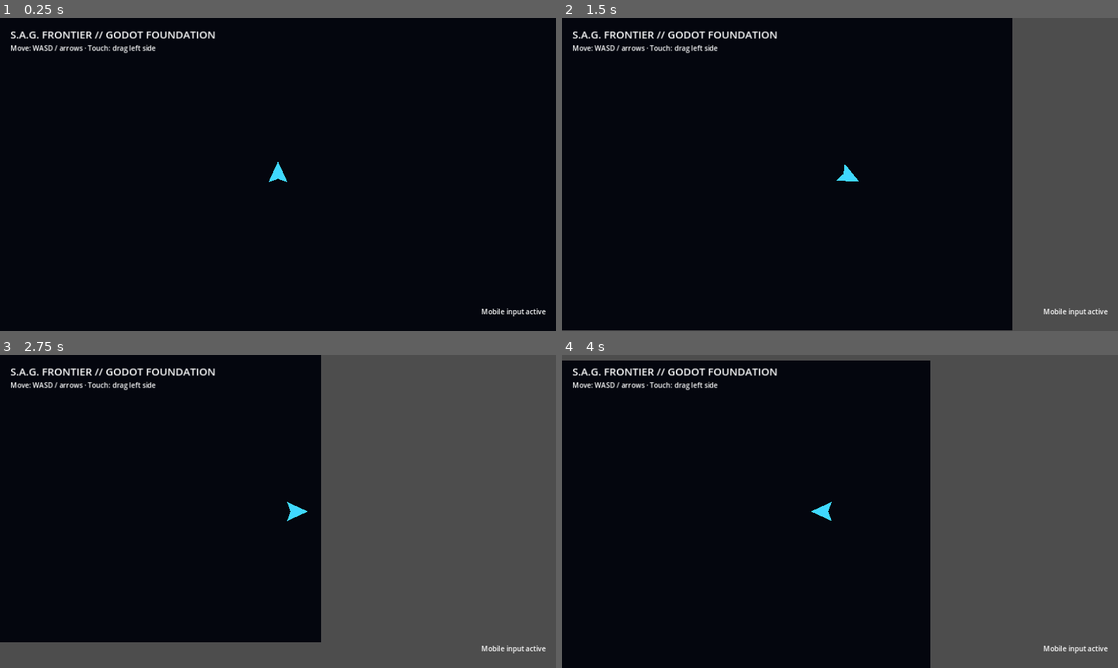
Above: before the commit, frames 1-4 (two rows, left to right).
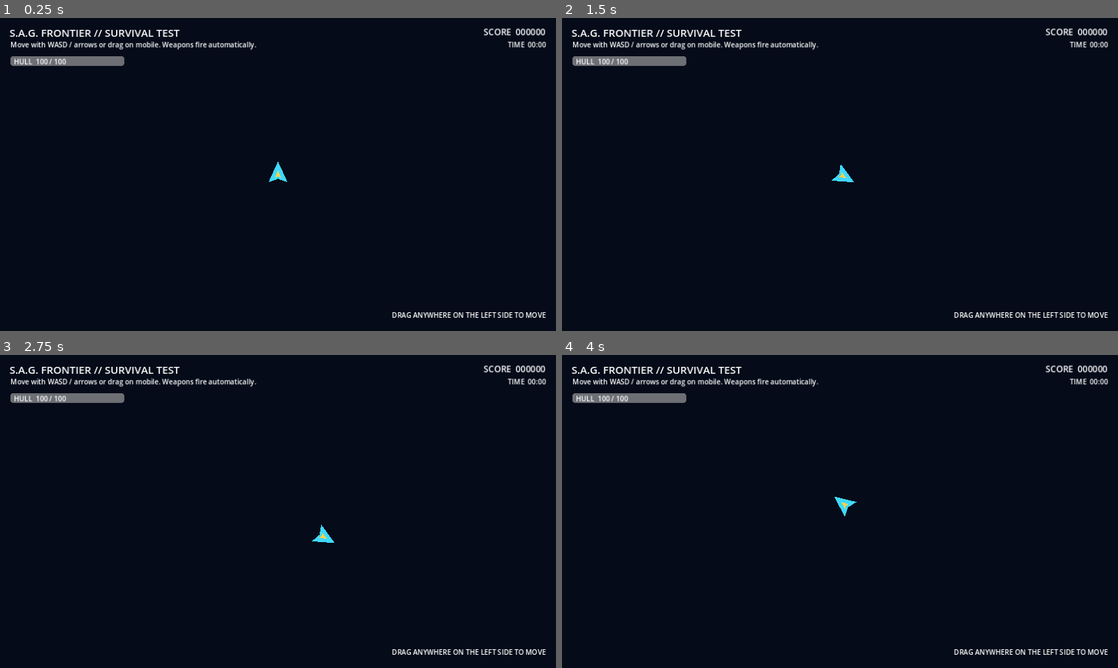
Above: after the commit, the same moments.

Repository: Kiwimii/sag-frontier
Game: Godot game, scene res://scenes/main.tscn
Two runs of this game, one before a commit and one after it. Both use one fixed random seed, a clock stepped at 60 frames per second and the inputs below.
Inputs (mouse positions are in pixels of both pictures, inside the frame that each line leads up to):
- Up to frame 1 (0.25 s): no input
- Up to frame 2 (1.5 s): tap Enter at 0.5 s; move the mouse to (962, 158) at 0.52 s; hold D (move_right, bound only before the commit) 0.53-1.25 s; click (962, 158) at 0.67 s; drag from (728, 190) to (812, 237) at 1.27 s
- Up to frame 3 (2.75 s): move the mouse to (333, 442) at 2.02 s; hold D (move_right, bound only before the commit) from 2.03 s (still down)
- Up to frame 4 (4 s): release D (move_right, bound only before the commit) at 2.75 s; drag from (812, 574) to (673, 464) at 2.77 s; move the mouse to (1006, 558) at 3.52 s; hold A (move_left, bound only before the commit) from 3.53 s (still down)

The runs differ from the first frame. In frame 1, 2.9% of the frame differs, in the area x 1-99%, y 3-96%; in frame 2, 21%; in frame 3, 49%, in the area x 0-100%, y 0-100%; in frame 4, 37%.
Error after the commit: Parse Error: Cannot infer the type of "distance" variable because the value doesn't have a set type. (res://scripts/main.gd:69)

Commit message:
feat: playable browser survival version (#3)
* feat: add projectile behavior

* feat: add chasing enemy behavior

* feat: add player health and restart support

* feat: add projectile scene

* feat: add enemy scene

* feat: implement playable survival combat loop

* feat: build first playable HUD and arena

* ci: deploy playable Godot build to GitHub Pages

Diff:
--- /dev/null
+++ b/godot/scenes/enemy.tscn
@@ -0,0 +1,22 @@
+[gd_scene load_steps=3 format=3]
+
+[ext_resource path="res://scripts/enemy.gd" type="Script" id="1"]
+
+[sub_resource type="CircleShape2D" id="1"]
+radius = 19.0
+
+[node name="Enemy" type="Area2D"]
+collision_layer = 2
+collision_mask = 4
+script = ExtResource("1")
+
+[node name="Body" type="Polygon2D" parent="."]
+polygon = PackedVector2Array(0, -22, 18, -8, 14, 17, 0, 10, -14, 17, -18, -8)
+color = Color(1, 0.27, 0.44, 1)
+
+[node name="Core" type="Polygon2D" parent="."]
+polygon = PackedVector2Array(0, -8, 7, 6, 0, 11, -7, 6)
+color = Color(1, 0.75, 0.25, 1)
+
+[node name="CollisionShape2D" type="CollisionShape2D" parent="."]
+shape = SubResource("1")
--- a/godot/scenes/main.tscn
+++ b/godot/scenes/main.tscn
@@ -1,7 +1,10 @@
-[gd_scene load_steps=3 format=3]
+[gd_scene load_steps=4 format=3]
 
 [ext_resource path="res://scripts/main.gd" type="Script" id="1_main"]
 [ext_resource path="res://scripts/player.gd" type="Script" id="2_player"]
+
+[sub_resource type="CircleShape2D" id="PlayerShape"]
+radius = 20.0
 
 [node name="Main" type="Node2D"]
 script = ExtResource("1_main")
@@ -9,8 +12,16 @@
 [node name="Background" type="ColorRect" parent="."]
 offset_right = 1280.0
 offset_bottom = 720.0
-color = Color(0.015, 0.025, 0.055, 1)
+color = Color(0.012, 0.02, 0.05, 1)
 mouse_filter = 2
+
+[node name="Grid" type="Polygon2D" parent="."]
+polygon = PackedVector2Array(0, 0, 1280, 0, 1280, 720, 0, 720)
+color = Color(0.03, 0.08, 0.15, 0.45)
+
+[node name="Enemies" type="Node2D" parent="."]
+
+[node name="Projectiles" type="Node2D" parent="."]
 
 [node name="Player" type="CharacterBody2D" parent="."]
 position = Vector2(640, 360)
@@ -20,36 +31,111 @@
 polygon = PackedVector2Array(-22, 18, 0, -30, 22, 18, 0, 10)
 color = Color(0.25, 0.85, 1, 1)
 
-[node name="Camera2D" type="Camera2D" parent="Player"]
-position_smoothing_enabled = true
-position_smoothing_speed = 8.0
+[node name="Core" type="Polygon2D" parent="Player"]
+polygon = PackedVector2Array(-7, 8, 0, -10, 7, 8, 0, 4)
+color = Color(1, 0.82, 0.3, 1)
+
+[node name="CollisionShape2D" type="CollisionShape2D" parent="Player"]
+shape = SubResource("PlayerShape")
 
 [node name="HUD" type="CanvasLayer" parent="."]
 
 [node name="Title" type="Label" parent="HUD"]
+offset_left = 22.0
+offset_top = 16.0
+offset_right = 500.0
+offset_bottom = 52.0
+theme_override_font_sizes/font_size = 24
+text = "S.A.G. FRONTIER // SURVIVAL TEST"
+
+[node name="Subtitle" type="Label" parent="HUD"]
 offset_left = 24.0
-offset_top = 20.0
-offset_right = 360.0
-offset_bottom = 58.0
-theme_override_font_sizes/font_size = 24
-text = "S.A.G. FRONTIER // GODOT FOUNDATION"
+offset_top = 50.0
+offset_right = 620.0
+offset_bottom = 76.0
+text = "Move with WASD / arrows or drag on mobile. Weapons fire automatically."
 
-[node name="Status" type="Label" parent="HUD"]
+[node name="HealthBar" type="ProgressBar" parent="HUD"]
 offset_left = 24.0
-offset_top = 58.0
-offset_right = 460.0
-offset_bottom = 92.0
-text = "Move: WASD / arrows · Touch: drag left side"
+offset_top = 88.0
+offset_right = 286.0
+offset_bottom = 110.0
+value = 100.0
+show_percentage = false
 
-[node name="TouchHint" type="Label" parent="HUD"]
+[node name="HealthText" type="Label" parent="HUD"]
+offset_left = 32.0
+offset_top = 89.0
+offset_right = 280.0
+offset_bottom = 110.0
+text = "HULL  100 / 100"
+
+[node name="Score" type="Label" parent="HUD"]
+anchors_preset = 1
+anchor_left = 1.0
+anchor_right = 1.0
+offset_left = -250.0
+offset_top = 18.0
+offset_right = -24.0
+offset_bottom = 48.0
+theme_override_font_sizes/font_size = 20
+text = "SCORE  000000"
+horizontal_alignment = 2
+
+[node name="Time" type="Label" parent="HUD"]
+anchors_preset = 1
+anchor_left = 1.0
+anchor_right = 1.0
+offset_left = -250.0
+offset_top = 50.0
+offset_right = -24.0
+offset_bottom = 78.0
+text = "TIME  00:00"
+horizontal_alignment = 2
+
+[node name="MobileHint" type="Label" parent="HUD"]
 anchors_preset = 3
 anchor_left = 1.0
 anchor_top = 1.0
 anchor_right = 1.0
 anchor_bottom = 1.0
-offset_left = -360.0
-offset_top = -56.0
+offset_left = -430.0
+offset_top = -48.0
 offset_right = -24.0
-offset_bottom = -20.0
-text = "Mobile input active"
+offset_bottom = -18.0
+text = "DRAG ANYWHERE ON THE LEFT SIDE TO MOVE"
 horizontal_alignment = 2
+
+[node name="GameOver" type="Panel" parent="HUD"]
+visible = false
+anchors_preset = 8
+anchor_left = 0.5
+anchor_top = 0.5
+anchor_right = 0.5
+anchor_bottom = 0.5
+offset_left = -190.0
+offset_top = -125.0
+offset_right = 190.0
+offset_bottom = 125.0
+
+[node name="Headline" type="Label" parent="HUD/GameOver"]
+offset_top = 24.0
+offset_right = 380.0
+offset_bottom = 62.0
+theme_override_font_sizes/font_size = 28
+text = "SIGNAL LOST"
+horizontal_alignment = 1
+
+[node name="FinalScore" type="Label" parent="HUD/GameOver"]
+offset_top = 72.0
+offset_right = 380.0
+offset_bottom = 102.0
+text = "FINAL SCORE  000000"
+horizontal_alignment = 1
+
+[node name="Restart" type="Button" parent="HUD/GameOver"]
+offset_left = 90.0
+offset_top = 140.0
+offset_right = 290.0
+offset_bottom = 194.0
+text = "RESTART MISSION"
--- /dev/null
+++ b/godot/scenes/projectile.tscn
@@ -0,0 +1,20 @@
+[gd_scene load_steps=3 format=3]
+
+[ext_resource path="res://scripts/projectile.gd" type="Script" id="1"]
+
+[sub_resource type="CircleShape2D" id="1"]
+radius = 5.0
+
+[node name="Projectile" type="Area2D"]
+collision_layer = 4
+collision_mask = 2
+script = ExtResource("1")
+
+[node name="Glow" type="Polygon2D" parent="."]
+polygon = PackedVector2Array(-10, -3, 10, -3, 15, 0, 10, 3, -10, 3)
+color = Color(0.35, 0.95, 1, 1)
+
+[node name="CollisionShape2D" type="CollisionShape2D" parent="."]
+shape = SubResource("1")
+
+[connection signal="area_entered" from="." to="." method="_on_area_entered"]
--- /dev/null
+++ b/godot/scripts/enemy.gd
@@ -0,0 +1,34 @@
+extends Area2D
+
+signal destroyed(points: int)
+signal reached_player(damage: int)
+
+@export var speed := 105.0
+@export var health := 2
+@export var contact_damage := 12
+@export var score_value := 10
+var target: Node2D
+
+func setup(target_node: Node2D, level_scale: float) -> void:
+	target = target_node
+	speed *= level_scale
+	health = maxi(1, int(round(health * level_scale)))
+
+func _physics_process(delta: float) -> void:
+	if not is_instance_valid(target):
+		return
+	var direction := global_position.direction_to(target.global_position)
+	global_position += direction * speed * delta
+	rotation = direction.angle() + PI / 2.0
+	if global_position.distance_to(target.global_position) < 30.0:
+		reached_player.emit(contact_damage)
+		queue_free()
+
+func take_damage(amount: int) -> void:
+	health -= amount
+	modulate = Color(1.0, 0.55, 0.55, 1.0)
+	var tween := create_tween()
+	tween.tween_property(self, "modulate", Color.WHITE, 0.08)
+	if health <= 0:
+		destroyed.emit(score_value)
+		queue_free()
--- a/godot/scripts/main.gd
+++ b/godot/scripts/main.gd
@@ -1,11 +1,104 @@
 extends Node2D
 
-const WORLD_SIZE := Vector2(1280.0, 720.0)
+const PROJECTILE_SCENE := preload("res://scenes/projectile.tscn")
+const ENEMY_SCENE := preload("res://scenes/enemy.tscn")
+
+@onready var player := $Player
+@onready var enemies := $Enemies
+@onready var projectiles := $Projectiles
+@onready var health_bar := $HUD/HealthBar
+@onready var score_label := $HUD/Score
+@onready var time_label := $HUD/Time
+@onready var game_over_panel := $HUD/GameOver
+
+var score := 0
+var elapsed := 0.0
+var spawn_clock := 0.0
+var shot_clock := 0.0
+var game_running := true
 
 func _ready() -> void:
 	_configure_input_map()
 	get_viewport().size_changed.connect(_on_viewport_size_changed)
+	player.health_changed.connect(_on_health_changed)
+	player.died.connect(_on_player_died)
+	$HUD/GameOver/Restart.pressed.connect(_restart_game)
 	_on_viewport_size_changed()
+	_on_health_changed(player.health, player.max_health)
+
+func _process(delta: float) -> void:
+	if not game_running:
+		return
+	elapsed += delta
+	spawn_clock -= delta
+	shot_clock -= delta
+	if spawn_clock <= 0.0:
+		_spawn_enemy()
+		spawn_clock = maxf(0.38, 1.15 - elapsed * 0.012)
+	if shot_clock <= 0.0:
+		_auto_fire()
+		shot_clock = maxf(0.18, 0.44 - elapsed * 0.002)
+	time_label.text = "TIME  %02d:%02d" % [int(elapsed) / 60, int(elapsed) % 60]
+
+func _spawn_enemy() -> void:
+	var enemy := ENEMY_SCENE.instantiate()
+	var size := get_viewport_rect().size
+	var side := randi() % 4
+	match side:
+		0: enemy.global_position = Vector2(randf_range(0.0, size.x), -35.0)
+		1: enemy.global_position = Vector2(size.x + 35.0, randf_range(0.0, size.y))
+		2: enemy.global_position = Vector2(randf_range(0.0, size.x), size.y + 35.0)
+		_: enemy.global_position = Vector2(-35.0, randf_range(0.0, size.y))
+	enemy.setup(player, 1.0 + minf(elapsed / 140.0, 1.1))
+	enemy.destroyed.connect(_on_enemy_destroyed)
+	enemy.reached_player.connect(player.take_damage)
+	enemies.add_child(enemy)
+
+func _auto_fire() -> void:
+	var target := _nearest_enemy()
+	if target == null:
+		return
+	var projectile := PROJECTILE_SCENE.instantiate()
+	projectile.setup(player.global_position, player.global_position.direction_to(target.global_position))
+	projectiles.add_child(projectile)
+
+func _nearest_enemy() -> Node2D:
+	var nearest: Node2D
+	var best := INF
+	for enemy in enemies.get_children():
+		var distance := player.global_position.distance_squared_to(enemy.global_position)
+		if distance < best:
+			best = distance
+			nearest = enemy
+	return nearest
+
+func _on_enemy_destroyed(points: int) -> void:
+	score += points
+	score_label.text = "SCORE  %06d" % score
+
+func _on_health_changed(current: int, maximum: int) -> void:
+	health_bar.max_value = maximum
+	health_bar.value = current
+	$HUD/HealthText.text = "HULL  %d / %d" % [current, maximum]
+
+func _on_player_died() -> void:
+	game_running = false
+	player.visible = false
+	player.set_physics_process(false)
+	game_over_panel.visible = true
+	$HUD/GameOver/FinalScore.text = "FINAL SCORE  %06d" % score
+
+func _restart_game() -> void:
+	for child in enemies.get_children(): child.queue_free()
+	for child in projectiles.get_children(): child.queue_free()
+	score = 0
+	elapsed = 0.0
+	spawn_clock = 0.2
+	shot_clock = 0.0
+	score_label.text = "SCORE  000000"
+	game_over_panel.visible = false
+	game_running = true
+	player.reset_player()
 
 func _configure_input_map() -> void:
 	_register_key_action("move_left", [KEY_A, KEY_LEFT])
@@ -14,14 +107,11 @@
 	_register_key_action("move_down", [KEY_S, KEY_DOWN])
 
 func _register_key_action(action_name: StringName, keys: Array[int]) -> void:
-	if not InputMap.has_action(action_name):
-		InputMap.add_action(action_name, 0.25)
+	if not InputMap.has_action(action_name): InputMap.add_action(action_name, 0.25)
 	for keycode in keys:
 		var event := InputEventKey.new()
 		event.physical_keycode = keycode
-		if not InputMap.action_has_event(action_name, event):
-			InputMap.action_add_event(action_name, event)
+		if not InputMap.action_has_event(action_name, event): InputMap.action_add_event(action_name, event)
 
 func _on_viewport_size_changed() -> void:
-	var background := $Background as ColorRect
-	background.size = get_viewport_rect().size
+	$Background.size = get_viewport_rect().size
--- a/godot/scripts/player.gd
+++ b/godot/scripts/player.gd
@@ -1,12 +1,21 @@
 extends CharacterBody2D
+
+signal health_changed(current: int, maximum: int)
+signal died
 
 @export var speed := 360.0
 @export var acceleration := 1800.0
 @export var deceleration := 2200.0
+@export var max_health := 100
 
+var health := 100
 var touch_origin := Vector2.ZERO
 var touch_vector := Vector2.ZERO
 var active_touch := -1
+
+func _ready() -> void:
+	health = max_health
+	health_changed.emit(health, max_health)
 
 func _physics_process(delta: float) -> void:
 	var keyboard := Input.get_vector("move_left", "move_right", "move_up", "move_down")
@@ -19,6 +28,22 @@
 	if velocity.length_squared() > 4.0:
 		rotation = velocity.angle() + PI / 2.0
 
+func take_damage(amount: int) -> void:
+	health = maxi(0, health - amount)
+	health_changed.emit(health, max_health)
+	modulate = Color(1.0, 0.35, 0.35, 1.0)
+	create_tween().tween_property(self, "modulate", Color.WHITE, 0.18)
+	if health <= 0:
+		died.emit()
+
+func reset_player() -> void:
+	health = max_health
+	global_position = get_viewport_rect().size * 0.5
+	velocity = Vector2.ZERO
+	visible = true
+	set_physics_process(true)
+	health_changed.emit(health, max_health)
+
 func _unhandled_input(event: InputEvent) -> void:
 	if event is InputEventScreenTouch:
 		_handle_touch(event)
@@ -26,7 +51,7 @@
 		_update_touch_vector(event.position)
 
 func _handle_touch(event: InputEventScreenTouch) -> void:
-	var half_width := get_viewport_rect().size.x * 0.55
+	var half_width := get_viewport_rect().size.x * 0.7
 	if event.pressed and active_touch == -1 and event.position.x <= half_width:
 		active_touch = event.index
 		touch_origin = event.position
--- /dev/null
+++ b/godot/scripts/projectile.gd
@@ -0,0 +1,21 @@
+extends Area2D
+
+@export var speed := 760.0
+@export var damage := 1
+var direction := Vector2.RIGHT
+
+func setup(start_position: Vector2, target_direction: Vector2) -> void:
+	global_position = start_position
+	direction = target_direction.normalized()
+	rotation = direction.angle()
+
+func _physics_process(delta: float) -> void:
+	global_position += direction * speed * delta
+	var bounds := get_viewport_rect().grow(80.0)
+	if not bounds.has_point(global_position):
+		queue_free()
+
+func _on_area_entered(area: Area2D) -> void:
+	if area.has_method("take_damage"):
+		area.take_damage(damage)
+		queue_free()
Not shown, added: .github/workflows/deploy-pages.yml
